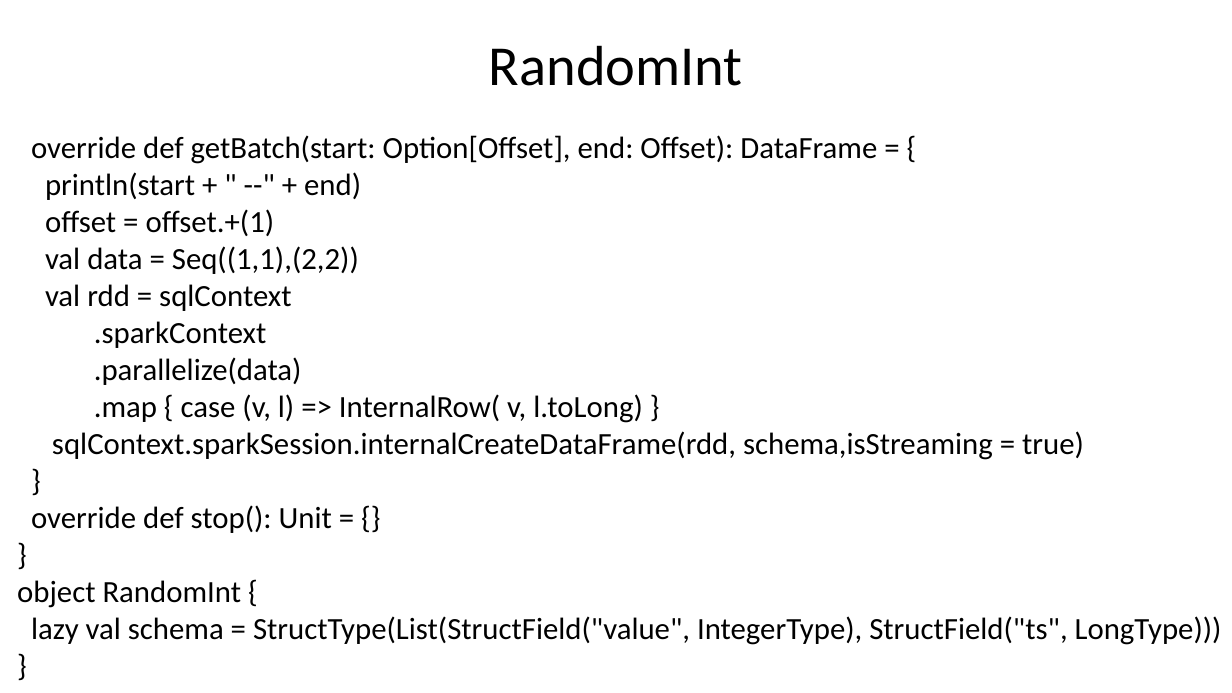
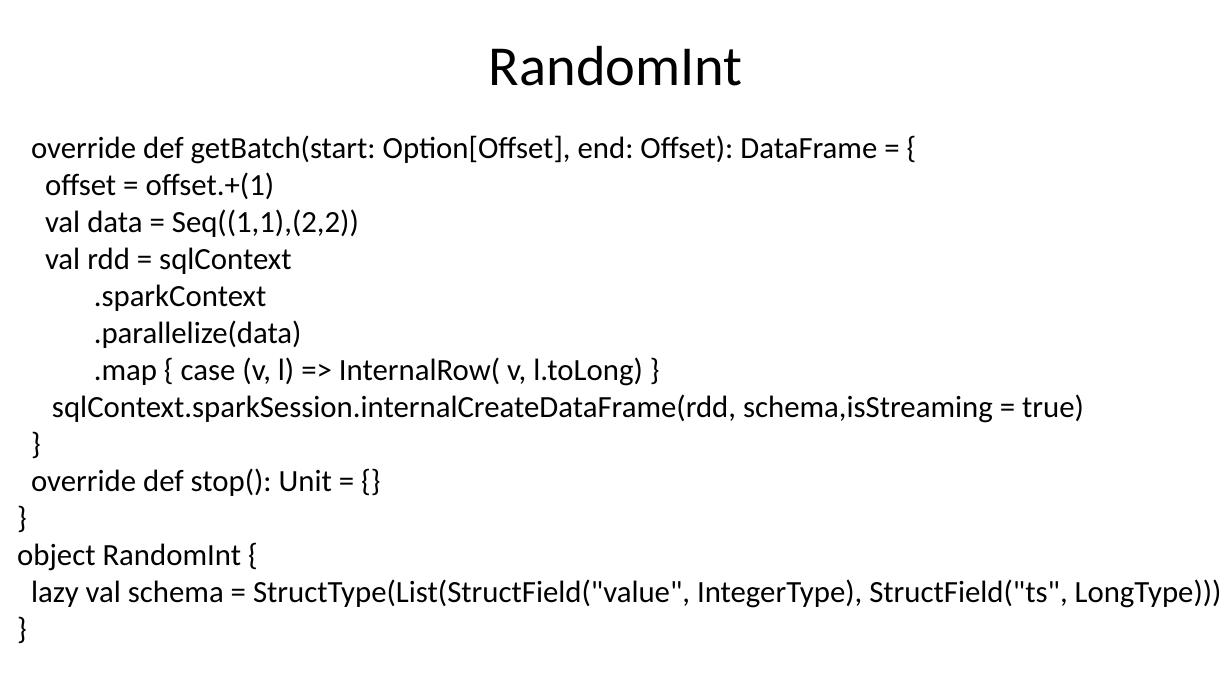
Before and after one commit to nkudinov/apache_spark_pptx, a slide deck: slide 14 of Spark_Custom_Stream_Sources.pptx (slide 13 before the commit). Drawn at 1232x693 pixels with LibreOffice and Linux fonts; fonts in the diff are those of the drawing. Boxes give left, top, right and bottom in pixels: in the first picture for what was removed or moved away, otherwise in the second. Text is boxed around its words. In the diff, an @@ line names an element or a change of style, - is before the commit and + after.

```diff
--- a/Spark_Custom_Stream_Sources.pptx
+++ b/Spark_Custom_Stream_Sources.pptx
@@ text at [45, 172, 361, 200]: paragraph removed @@
-println(start + " --" + end)
```
Also in this commit, not shown: 3 other slides changed, 1 slide added.
